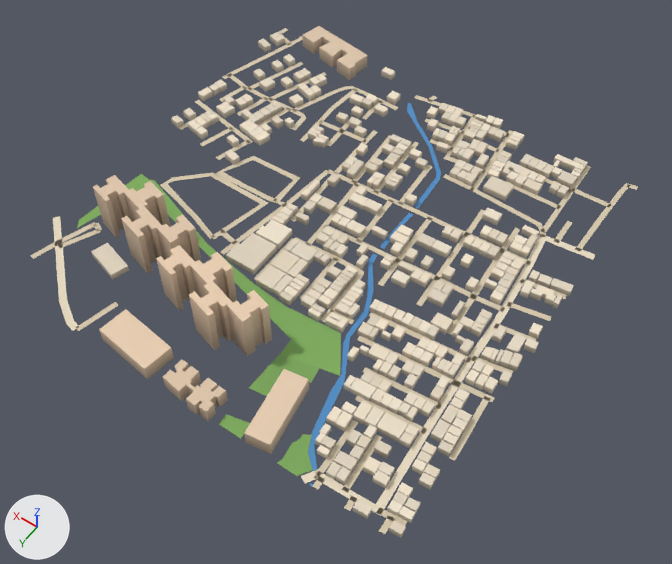
The glTF model public/assets/bengaluru-region-v1/tiles/t28_8-l1.glb: old version first, new version second.
One viewpoint serves both versions: a 50 mm lens placed at (13858.0, 4783.0, 755.0), pointed at (14210.0, 4291.0, -18.0). Arrows for +X, +Y and +Z are at lower left; the lights stay in place. The picture after the commit comes second. Vertices at exactly the same position are counted once.

The first picture shows 'building', 'ground', 'water'.
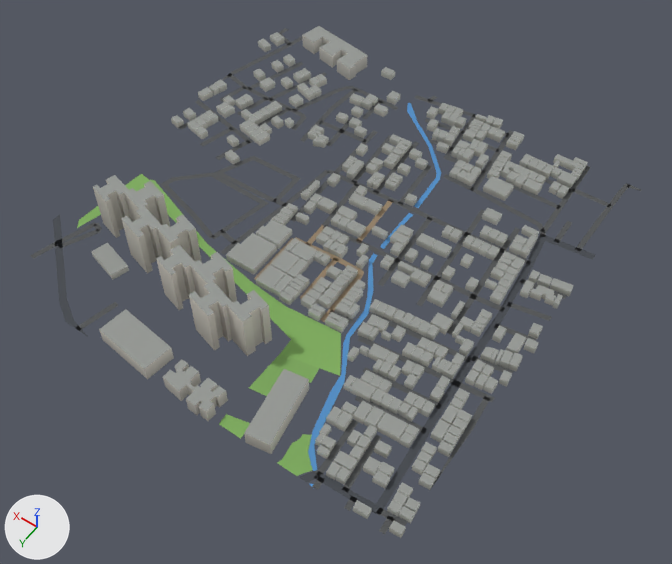
The change, as a diff of the scene's bpy script:
```diff
--- a/public/assets/bengaluru-region-v1/tiles/t28_8-l1.glb.py
+++ b/public/assets/bengaluru-region-v1/tiles/t28_8-l1.glb.py
@@ me_building @@
 # used by ob_building; location = (14000.0, 4000.0, 0.0)
-me_building.from_pydata(...)  # 3552 vertices, 4514 faces; spans x -6.0..506.0, y -12.0..504.0, z 0.0..57.0
+me_building.from_pydata(...)  # 3552 vertices, 5476 faces; spans x -6.0..506.0, y -12.0..504.0, z 0.0..57.0
+# me_building part 1: 4514 kept faces spanning x -6.0..506.0, y -12.0..504.0, z 0.0..57.0 get new vertex colours
 me_building.materials.append(mat_building)
@@ me_ground @@
 # used by ob_ground; location = (14000.0, 4000.0, 0.0)
-me_ground.from_pydata(...)  # 841 vertices, 676 faces; spans x -3.0..503.0, y -3.0..504.0, z 1.0
+me_ground.from_pydata(...)  # 853 vertices, 686 faces; spans x 0.0..500.0, y 0.0..500.0, z 1.0
+# me_ground part 2
+# 21 vertices are removed from x -3.0..503.0, y -1.0..502.0, z 1.0
+# 46 faces are deleted
+# 24 vertices move from x -3.0..503.0, y -3.0..498.0, z 1.0 to x 0.0..500.0, y 0.0..500.0, z 1.0
+# 27 vertices are added at x 0.0..500.0, y 0.0..500.0, z 1.0
+# 52 new faces join them
+# me_ground part 3
+# 4 vertices are removed from x 397.0..503.0, y 249.0..409.0, z 1.0
+# 9 faces are deleted
+# 3 vertices in x 317.0..441.0, y 213.0..306.0, z 1.0 move by (1.0, -1.0, 0.0)
+# 5 vertices move from x 320.0..497.0, y 205.0..403.0, z 1.0 to x 319.0..500.0, y 206.0..412.0, z 1.0
+# 4 vertices are added at (406.0, 256.0, 1.0), (403.0, 262.0, 1.0), (396.0, 250.0, 1.0), (500.0, 401.0, 1.0)
+# 9 new faces join them
+# me_ground part 4
+# 2 vertices are removed from x 371.0..375.0, y 496.0..501.0, z 1.0
+# 3 faces are deleted
+# 2 vertices move from x 376.0..388.0, y 501.0..504.0, z 1.0 to x 388.0..390.0, y 500.0, z 1.0
+# 8 vertices are added at x 357.0..377.0, y 496.0..500.0, z 1.0
+# 7 new faces join them
+# me_ground part 5: 508 kept faces spanning x 0.0..500.0, y 0.0..500.0, z 1.0 get new vertex colours; the middle colour goes from beige #d7c9ae to dark grey #535556
 me_ground.materials.append(mat_ground)
```

Where the change shows, as pixel boxes [x1, y1, x2, y2] in the pictures (672 x 564 px; the box of a moved part takes in the faces that stretch with it):
'ground', reshaped
    before: [30, 28, 638, 534]
    after: [30, 28, 641, 534]
part 1 of me_building, recoloured
    both: [91, 26, 588, 537]
part 2 of me_ground, moved or reshaped
    before: [223, 28, 638, 534]
    after: [222, 28, 641, 534]
part 3 of me_ground, moved or reshaped
    both: [53, 164, 300, 227]
part 4 of me_ground, reshaped
    before: [59, 299, 98, 331]
    after: [59, 299, 98, 336]
part 5 of me_ground, recoloured
    both: [30, 39, 637, 533]
